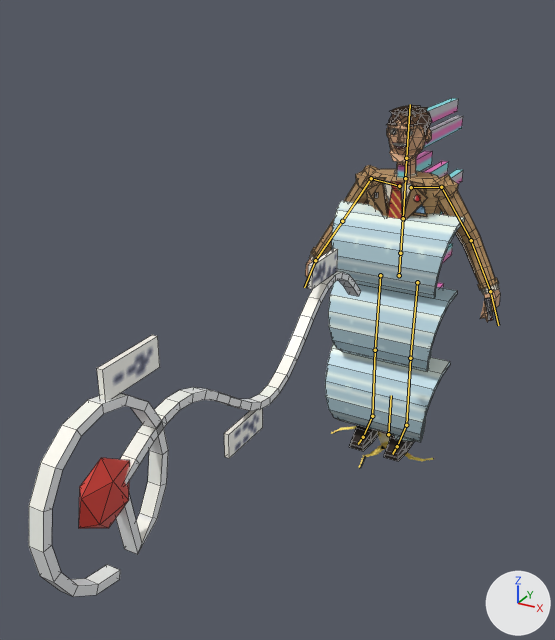
One commit to the Blender file art/dale.blend: the scene before it, then after it.
Both versions are drawn from a 50 mm camera at (1.29, -3.68, 2.42) aimed at (-0.23, -0.92, 1.03). Lighting does not change. The marker at lower right points along +X, +Y and +Z. The first picture is the older version. The bones that bend it are drawn over the model as lines. Mesh edges are drawn as thin lines on the coarser meshes.

Objects in the first picture: 'dale_body', 'fx_cold_front', 'fx_isobar_lasso', 'fx_tape_skip' and 2 more.
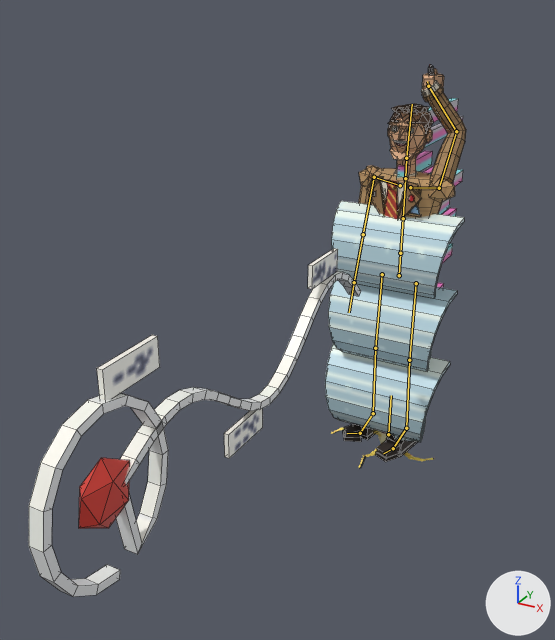
The newer file adds an action. The first version stands in its rest pose; the second is drawn at frame 62 of the action 'intro_2'.

Where the change shows, as pixel boxes (x1, y1, x2, y2) in the pictures (555 x 640 px):
'dale_body', posed (37% narrower, 12% taller)
    before: (305, 105, 500, 461)
    after: (343, 64, 466, 462)
bone 'head', root to tip
    before: (406, 158) to (410, 104)
    after: (406, 158) to (412, 104)
bone 'toe.L', root to tip
    before: (397, 446) to (392, 454)
    after: (393, 448) to (383, 453)
bone 'toe.R', root to tip
    before: (363, 437) to (358, 444)
    after: (360, 433) to (347, 433)

What the commit changed:
Bone 'hips' (bone_hips) turns from (0, 0, 0) to (0, -10, 0) degrees about its own x, y and z.
Bone 'neck' (bone_neck) turns from (0, 0, 0) to (0, 10, -1) degrees about its own x, y and z.
Bone 'head' (bone_head) turns from (0, 0, 0) to (-6, 0, 0) degrees about its own x, y and z.
Bone 'toe.L' (bone_toe_l) turns from (0, 0, 0) to (0, 1, -15) degrees about its own x, y and z.
Bone 'toe.R' (bone_toe_r) turns from (0, 0, 0) to (-1, 3, -50) degrees about its own x, y and z.
Bone 'ik_hand.L' (bone_ik_hand_l) moves from (0.0, 0.0, 0.0) to (0.072, -1.053, -0.013).
Bone 'ik_hand.L' (bone_ik_hand_l) turns from (0, 0, 0) to (-87, 22, 161) degrees about its own x, y and z.
Bone 'ik_foot.L' (bone_ik_foot_l) moves from (0.0, 0.0, 0.0) to (-0.01, 0.028, 0.014).
Bone 'ik_foot.L' (bone_ik_foot_l) turns from (0, 0, 0) to (0, 4, -9) degrees about its own x, y and z.
Bone 'pole_knee.L' (bone_pole_knee_l) moves from (0.0, 0.0, 0.0) to (-0.094, 0.013, 0.022).
Bone 'pole_elbow.L' (bone_pole_elbow_l) moves from (0.0, 0.0, 0.0) to (-0.141, 0.429, -0.112).
Bone 'ik_hand.R' (bone_ik_hand_r) moves from (0.0, 0.0, 0.0) to (-0.259, 0.012, 0.01).
Bone 'ik_hand.R' (bone_ik_hand_r) turns from (0, 0, 0) to (-1, 64, 14) degrees about its own x, y and z.
Bone 'ik_foot.R' (bone_ik_foot_r) moves from (0.0, 0.0, 0.0) to (0.01, -0.028, -0.014).
Bone 'ik_foot.R' (bone_ik_foot_r) turns from (0, 0, 0) to (0, 4, -9) degrees about its own x, y and z.
Bone 'pole_knee.R' (bone_pole_knee_r) moves from (0.0, 0.0, 0.0) to (-0.115, 0.013, -0.04).
